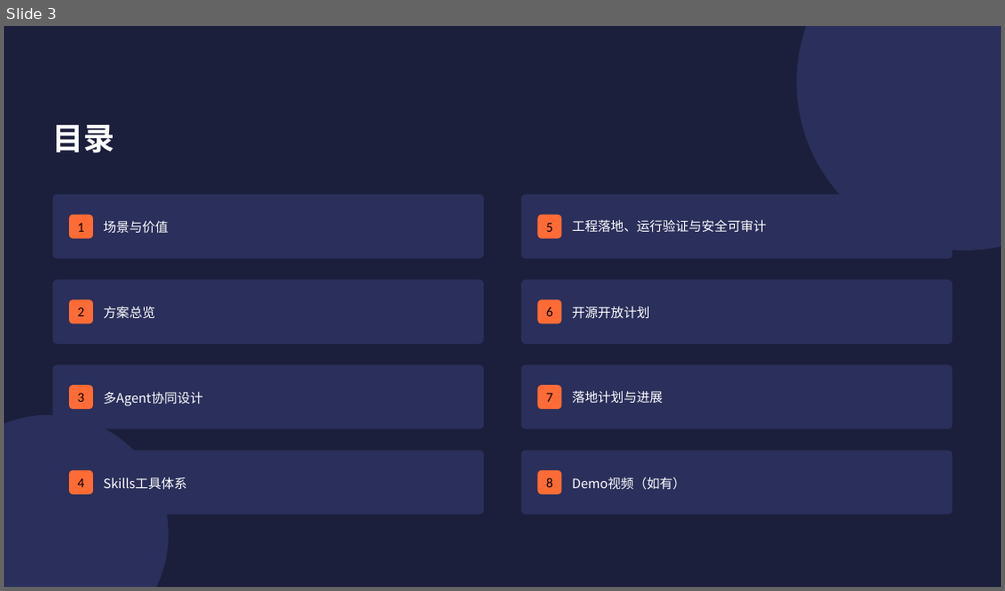
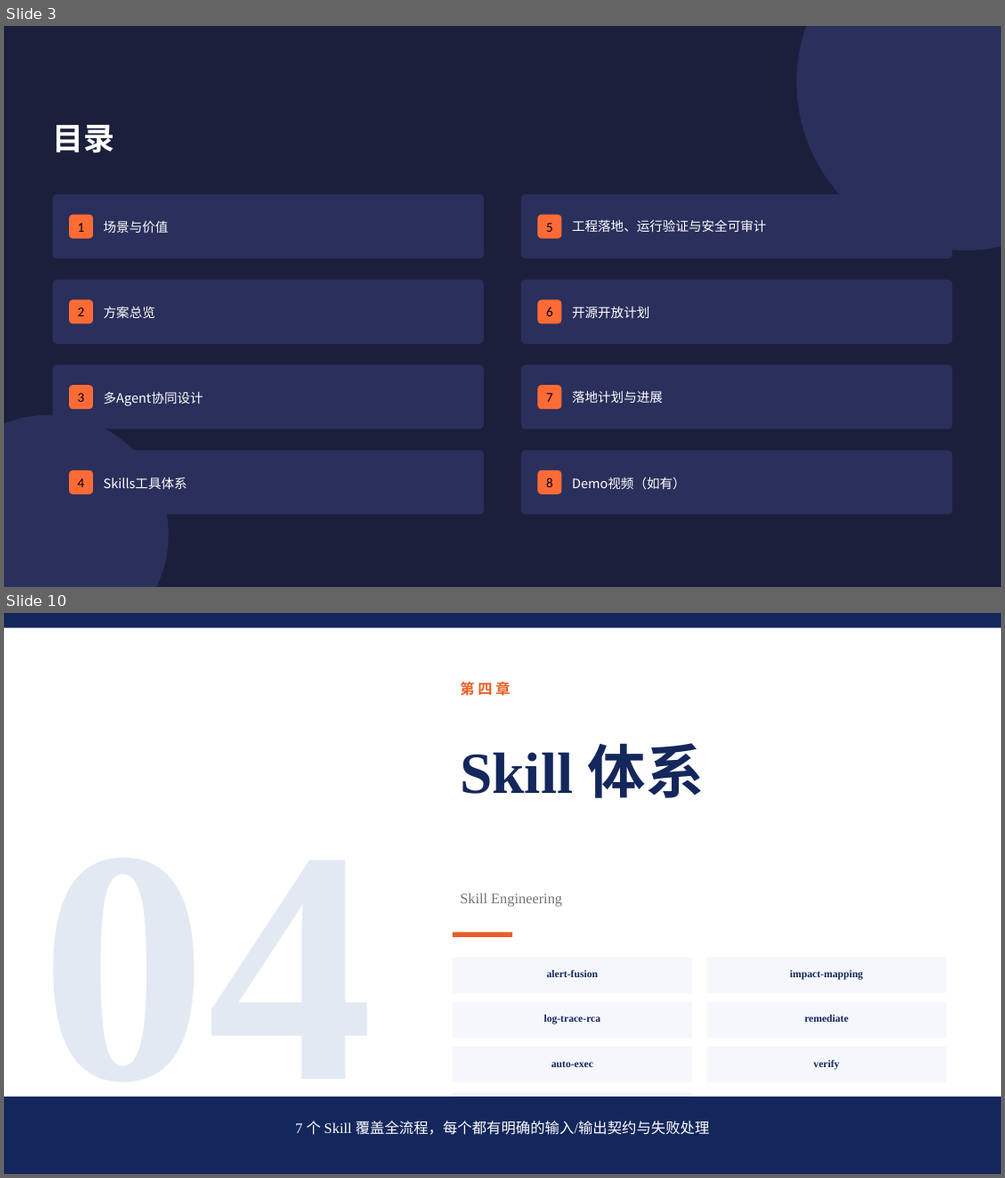
Before and after one commit to libo9922/edge-aiops-demo, a slide deck: docs/edge-aiops-submission.pptx. Shown one above the other, each under a label of ours: slide 3 before the commit, slides 3 and 10 after it; the slides between them are not shown. The pictures are 1005x591 and 1005x1178 pixels, drawn with LibreOffice and Linux fonts; fonts in the diff are those of the drawing. Boxes give left, top, right and bottom in pixels: in the first picture for what was removed or moved away, otherwise in the second. Text is boxed around its words. In the diff, an @@ line names an element or a change of style, - is before the commit and + after.

Commit message:
feat(ppt): regenerate using OpsPilot reference template (text-only, no architecture screenshots, with team info)

```diff
--- a/docs/edge-aiops-submission.pptx
+++ b/docs/edge-aiops-submission.pptx
@@ slide 10 added at <box>4,613,1001,1174</box>, background #FFFFFF @@
@@ rectangle added at <box>4,613,1001,628</box>, fill #14275C @@
@@ text added at <box>460,680,510,699</box>, 14 pt, text #E85D26, bold @@
+第 四 章
@@ text added at <box>460,743,704,798</box>, 56 pt, text #14275C, bold @@
+Skill 体系
@@ text added at <box>460,892,562,907</box>, 14 pt, text #6E727A @@
+Skill Engineering
@@ rectangle added at <box>453,933,512,938</box>, fill #E85D26 @@
@@ rectangle added at <box>453,957,692,993</box>, fill #F5F7FC @@
@@ rectangle added at <box>707,957,947,993</box>, fill #F5F7FC @@
@@ text added at <box>547,969,598,977</box>, 10 pt, text #14275C, bold @@
+alert-fusion
@@ text added at <box>790,970,863,980</box>, 10 pt, text #14275C, bold @@
+impact-mapping
@@ rectangle added at <box>453,1002,692,1038</box>, fill #F5F7FC @@
@@ rectangle added at <box>707,1002,947,1038</box>, fill #F5F7FC @@
@@ text added at <box>544,1014,601,1024</box>, 10 pt, text #14275C, bold @@
+log-trace-rca
@@ text added at <box>804,1014,848,1022</box>, 10 pt, text #14275C, bold @@
+remediate
@@ rectangle added at <box>453,1046,692,1083</box>, fill #F5F7FC @@
@@ text added at <box>551,1061,593,1067</box>, 10 pt, text #14275C, bold @@
+auto-exec
@@ rectangle added at <box>707,1046,947,1083</box>, fill #F5F7FC @@
@@ text added at <box>813,1060,839,1070</box>, 10 pt, text #14275C, bold @@
+verify
@@ rectangle added at <box>453,1092,692,1127</box>, fill #F5F7FC @@
@@ rectangle added at <box>4,1097,1001,1174</box>, fill #14275C @@
@@ text added at <box>41,1096,373,1138</box>, 320 pt, text #E3E9F3, bold @@
+04
@@ text added at <box>295,1120,710,1135</box>, 14 pt, text #FFFFFF @@
+7 个 Skill 覆盖全流程，每个都有明确的输入/输出契约与失败处理
```
Also in this commit, not shown: 7 slides changed, 10 other slides added, 11 slides removed, 1 other file.
